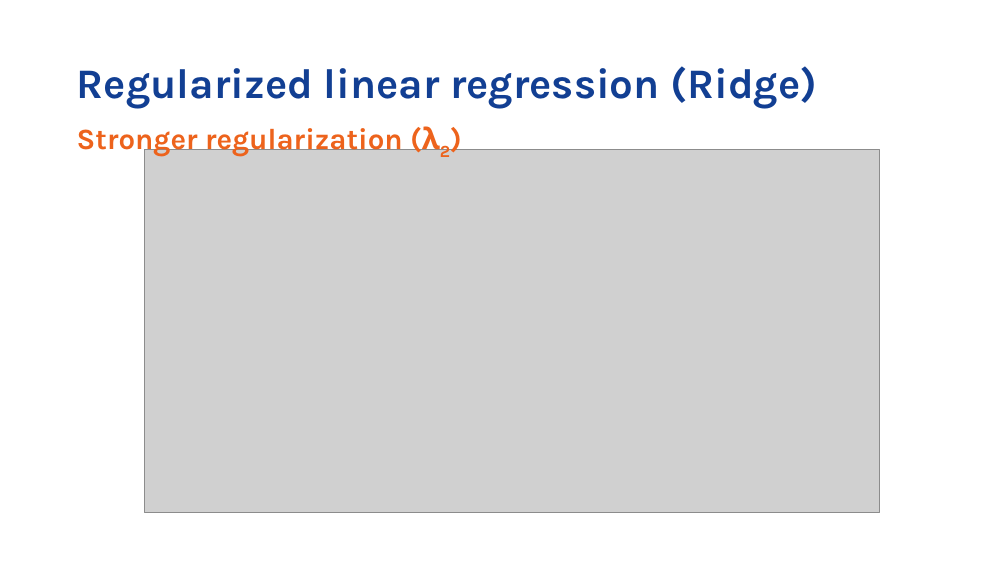
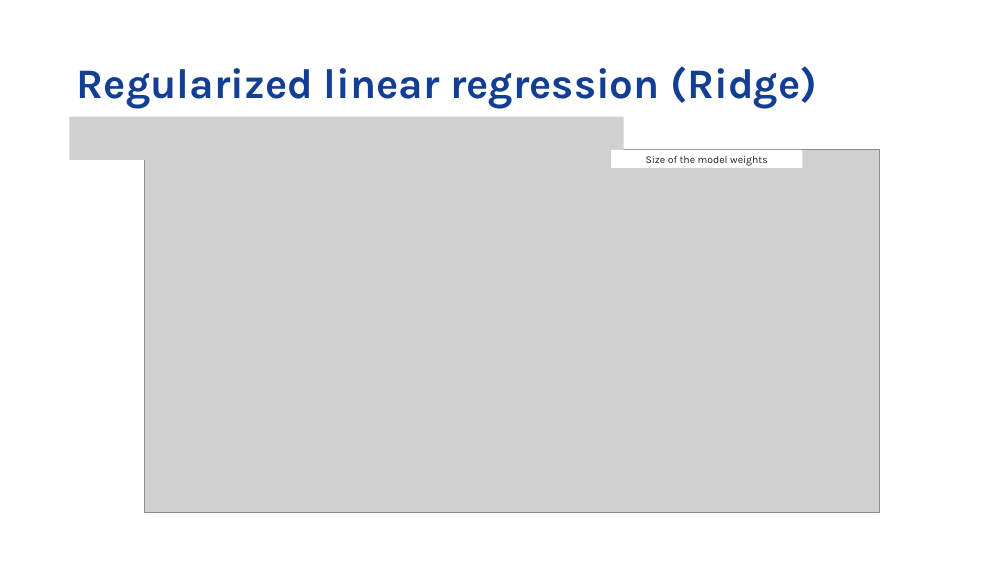
Before and after one commit to vib-training-conferences/machine-learning-and-deep-learning-fundamentals, a slide deck: slide 34 of docs/day-1-session-3-regression.pptx (slide 28 before the commit). Drawn at 1008x567 pixels with LibreOffice and Linux fonts; fonts in the diff are those of the drawing; grey boxes stand for pictures; background and template pictures are left out. Boxes give left, top, right and bottom in pixels: in the first picture for what was removed or moved away, otherwise in the second. Text is boxed around its words. In the diff, an @@ line names an element or a change of style, - is before the commit and + after.

```diff
--- a/docs/day-1-session-3-regression.pptx
+++ b/docs/day-1-session-3-regression.pptx
@@ picture added at <box>70,116,624,160</box> @@
@@ text removed at <box>77,128,403,156</box> @@
-Stronger regularization (λ2)
@@ rectangle added at <box>611,150,802,168</box>, fill #FFFFFF, 10 pt, text #262626 @@
+Size of the model weights
```
Also in this commit, not shown: 18 other slides changed, 18 slides added, 8 slides removed, 13 other files.
